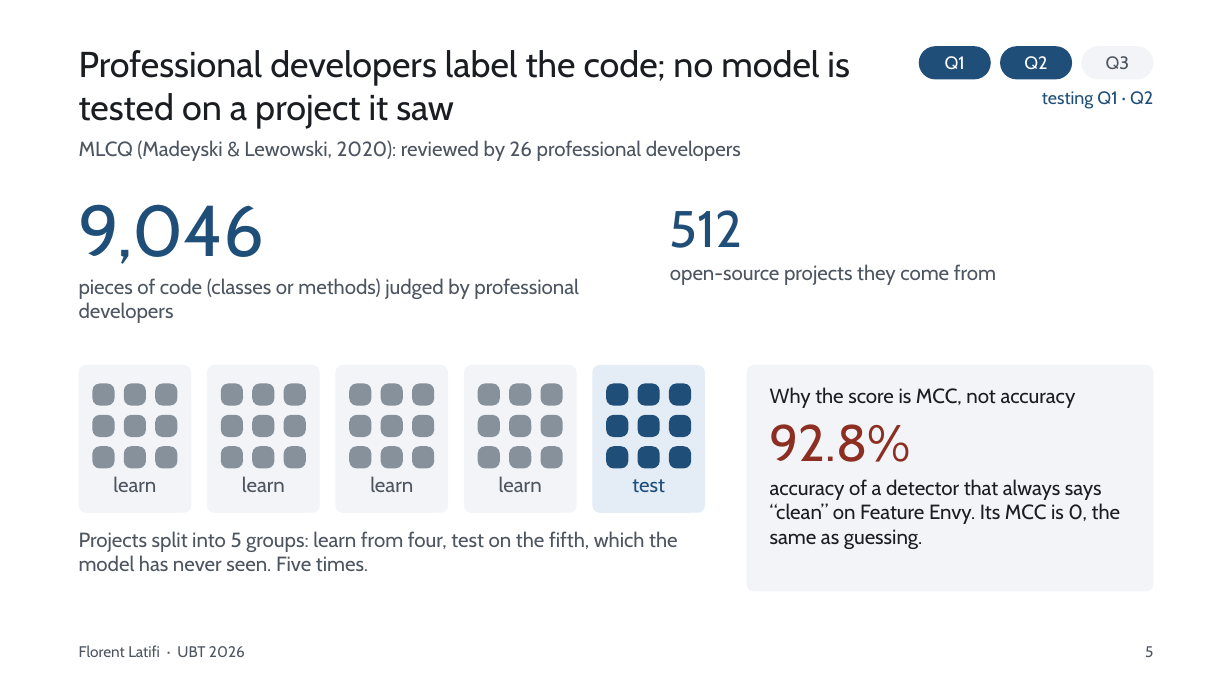
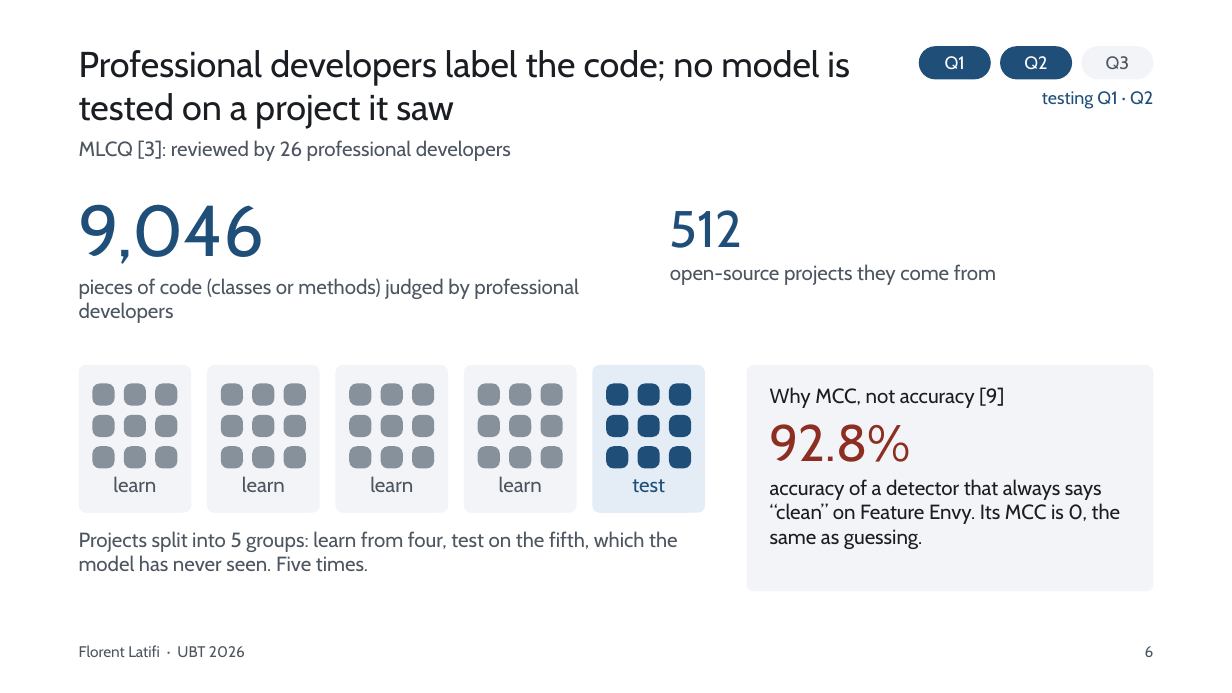
Before and after one commit to FlorentLatifi/Code-Smell-Detection-and-Refactoring-Recommendations, a slide deck: slide 6 of docs/konferenca/UBT2026_Florent_Latifi.pptx (slide 5 before the commit). Drawn at 1232x693 pixels with LibreOffice and Linux fonts; fonts in the diff are those of the drawing. Boxes give left, top, right and bottom in pixels: in the first picture for what was removed or moved away, otherwise in the second. Text is boxed around its words. In the diff, an @@ line names an element or a change of style, - is before the commit and + after.

```diff
--- a/docs/konferenca/UBT2026_Florent_Latifi.pptx
+++ b/docs/konferenca/UBT2026_Florent_Latifi.pptx
@@ text at (79,140,511,161): text changed @@
-MLCQ (Madeyski & Lewowski, 2020): reviewed by 26 professional developers
+MLCQ [3]: reviewed by 26 professional developers
@@ text at (770,387,1004,408): text changed @@
-Why the score is MCC, not accuracy
+Why MCC, not accuracy [9]
@@ text at (1145,646,1154,657): text changed @@
-5
+6
```
Also in this commit, not shown: 14 other slides changed, 4 slides added, 1 slide removed, 7 other files.
